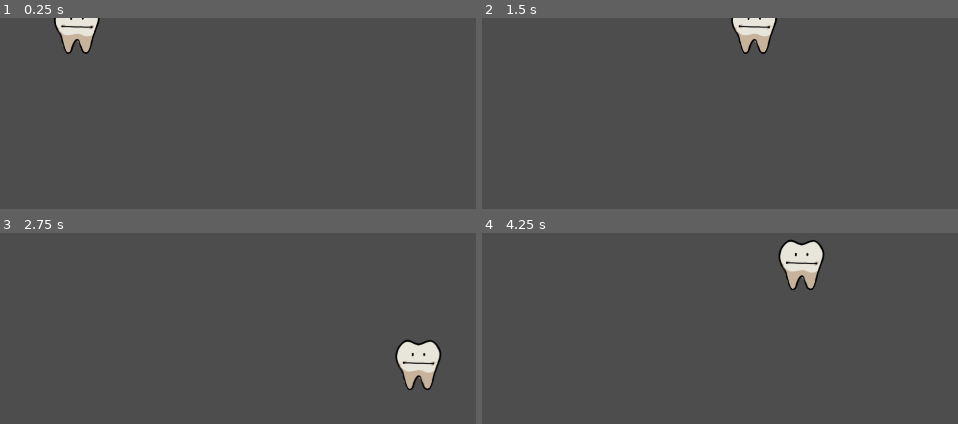
Above: before the commit, frames 1-4 (two rows, left to right).
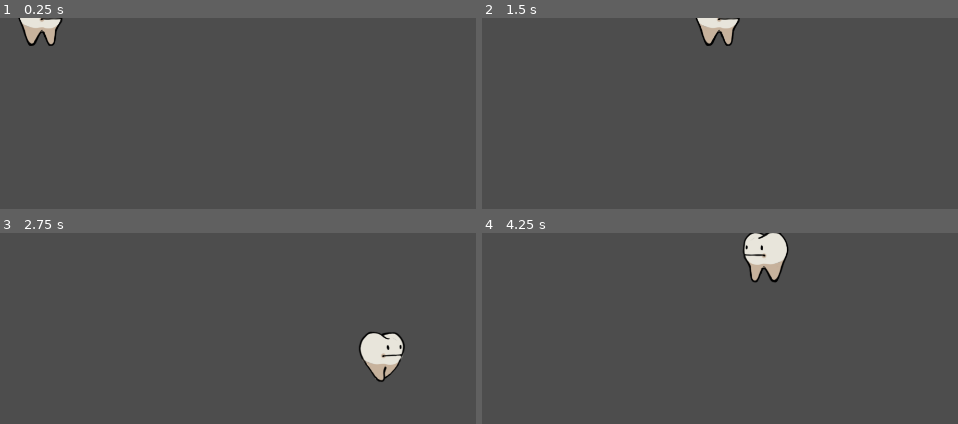
Above: after the commit, the same moments.

Repository: Mapachana/GlobalGameJam2024
Game: Godot game, scene res://escenas/personajes.tscn
Same seed, same stepped clock (60 frames per second), same inputs: the game is played once before the commit and once after it.
Inputs (mouse positions are in pixels of both pictures, inside the frame that each line leads up to):
- Up to frame 1 (0.25 s): no input
- Up to frame 2 (1.5 s): move the mouse to (outside the picture) at 0.52 s; press the mouse at (outside the picture) at 0.53 s; move the mouse to (outside the picture) at 1.27 s; release the mouse at (outside the picture) at 1.28 s; click (outside the picture) at 1.35 s
- Up to frame 3 (2.75 s): move the mouse to (outside the picture) at 2.02 s; press the mouse at (outside the picture) at 2.03 s
- Up to frame 4 (4.25 s): move the mouse to (outside the picture) at 2.77 s; release the mouse at (outside the picture) at 2.78 s; click (outside the picture) at 2.85 s; move the mouse to (outside the picture) at 3.52 s; press the mouse at (outside the picture) at 3.53 s

The runs differ from the first frame. In frame 1, 2.1% of the frame differs, in the area x 3-22%, y 0-19%; in frame 2, 2.1%; in frame 3, 3.4%; in frame 4, 3.5%, in the area x 54-73%, y 0-30%.

Commit message:
Arreglados graficos personaje #5

Diff:
--- a/escenas/personajes.gd
+++ b/escenas/personajes.gd
@@ -15,6 +15,7 @@
 var muerto
 var temporizador
 var puntos_vuelta
+var orientacion
 
 
 
@@ -30,6 +31,17 @@
 
 	# Van y vuelven por la ruta indicada
 	asignar_puntos_vuelta()
+	randomize()
+
+	# Aleatorizacion del sentido de giro
+	orientacion = randf()
+
+	if orientacion <= 0.5:
+		orientacion = 1
+	else:
+		orientacion = -1
+
+	$AnimationPlayer.play("quieta")
 
 
 func _physics_process(delta):
@@ -40,6 +52,7 @@
 	if !muerto:
 		# Si no estoy infectado me muevo en ruta fija
 		if (!infectado):
+			$AnimationPlayer.play("andar")
 			target = puntos_vuelta[target_index]
 
 			if position.distance_to(target) < 10 :
@@ -49,15 +62,19 @@
 				target = puntos_vuelta[target_index]
 		# Si estoy infectado me muevo en circulos
 		else:
+			$AnimationPlayer.play("risa_lengua")
 			angulo = fmod(angulo + (VELOCIDAD_GIRO * delta), 2 * PI)
-			target = Vector2(cos(angulo), sin(angulo))*RADIO
+			target = Vector2(cos(angulo), sin(angulo))*RADIO*orientacion
 
 		velocity = (target - position).normalized() * SPEED
 
+
 		if (velocity.x < 0):
-			print("A izquierda")
+			$Sprite2D.flip_h = true
+			$Sprite2D.offset.x = 76
 		else:
-			print("a derecha")
+			$Sprite2D.flip_h = false
+			$Sprite2D.offset.x = -70
 
 		move_and_slide()
 
@@ -67,6 +84,7 @@
 
 			if temporizador >= TIEMPO_MAX_INFECTADO:
 				muerto = true;
+				$AnimationPlayer.play("muerto")
 				#print("ME MUERO")
 
 
--- a/escenas/personajes.tscn
+++ b/escenas/personajes.tscn
@@ -4,10 +4,11 @@
 [ext_resource type="Texture2D" uid="uid://chmcwn0q3txew" path="res://graficos/MuelaSpritesheet.png" id="2_hg1ia"]
 
 [sub_resource type="RectangleShape2D" id="RectangleShape2D_xm1st"]
-size = Vector2(578, 598)
+size = Vector2(77, 85.25)
 
 [sub_resource type="Animation" id="Animation_8duw2"]
 resource_name = "quieta"
+loop_mode = 1
 tracks/0/type = "value"
 tracks/0/imported = false
 tracks/0/enabled = true
@@ -18,11 +19,12 @@
 "times": PackedFloat32Array(0, 0.5),
 "transitions": PackedFloat32Array(1, 1),
 "update": 1,
-"values": [0, 0]
+"values": [0, 1]
 }
 
 [sub_resource type="Animation" id="Animation_q8wbv"]
 length = 0.001
+loop_mode = 1
 tracks/0/type = "value"
 tracks/0/imported = false
 tracks/0/enabled = true
@@ -38,6 +40,7 @@
 
 [sub_resource type="Animation" id="Animation_sy2tb"]
 resource_name = "andar"
+loop_mode = 1
 tracks/0/type = "value"
 tracks/0/imported = false
 tracks/0/enabled = true
@@ -53,6 +56,7 @@
 
 [sub_resource type="Animation" id="Animation_4gegl"]
 resource_name = "risa_lengua"
+loop_mode = 1
 tracks/0/type = "value"
 tracks/0/imported = false
 tracks/0/enabled = true
@@ -68,9 +72,11 @@
 
 [sub_resource type="Animation" id="Animation_0qu0w"]
 resource_name = "risa"
+loop_mode = 1
 
 [sub_resource type="Animation" id="Animation_s8n5m"]
 resource_name = "muerto"
+loop_mode = 1
 tracks/0/type = "value"
 tracks/0/imported = false
 tracks/0/enabled = true
@@ -95,20 +101,30 @@
 }
 
 [sub_resource type="CircleShape2D" id="CircleShape2D_05lwe"]
-radius = 856.468
+radius = 186.936
 
 [node name="CharacterBody2D" type="CharacterBody2D"]
 script = ExtResource("1_bsgrh")
 puntos = PackedVector2Array(0, 0, 500, 0, 800, 300)
 
 [node name="CollisionShape2D" type="CollisionShape2D" parent="."]
-position = Vector2(-6, 2)
+position = Vector2(1, 1)
 shape = SubResource("RectangleShape2D_xm1st")
 
 [node name="Sprite2D" type="Sprite2D" parent="."]
 texture = ExtResource("2_hg1ia")
+offset = Vector2(-70, -15)
 hframes = 2
 vframes = 4
+
+[node name="Sprite2D2" type="Sprite2D" parent="."]
+visible = false
+texture = ExtResource("2_hg1ia")
+offset = Vector2(76, 0)
+flip_h = true
+hframes = 2
+vframes = 4
+frame = 4
 
 [node name="AnimationPlayer" type="AnimationPlayer" parent="."]
 libraries = {
--- a/escenas/testpersonajes.tscn
+++ b/escenas/testpersonajes.tscn
@@ -4,24 +4,22 @@
 [ext_resource type="PackedScene" uid="uid://bkyiibuhic5o3" path="res://escenas/main.tscn" id="2_gtr37"]
 
 [node name="Node2D" type="Node2D"]
+scale = Vector2(1.15, 1.15)
 
 [node name="Camera2D" type="Camera2D" parent="."]
 position = Vector2(575, 318)
 
 [node name="CharacterBody2D" parent="." instance=ExtResource("1_3dvat")]
 position = Vector2(52, 52)
-scale = Vector2(0.25, 0.25)
 puntos = PackedVector2Array(52, 52, 100, 200, 800, 300, 0, 0)
 infectado = true
 
 [node name="CharacterBody2D2" parent="." instance=ExtResource("1_3dvat")]
 position = Vector2(1168, 55)
-scale = Vector2(0.25, 0.25)
 puntos = PackedVector2Array(1168, 55, 500, 200, 4, 52, 900, 30)
 
 [node name="CharacterBody2D3" parent="." instance=ExtResource("1_3dvat")]
 position = Vector2(570, 547)
-scale = Vector2(0.25, 0.25)
 puntos = PackedVector2Array(570, 547, 500, 50, 100, 50)
 
 [node name="Node2D" parent="." instance=ExtResource("2_gtr37")]
Binary file changed: graficos/MuelaSpritesheet.png
